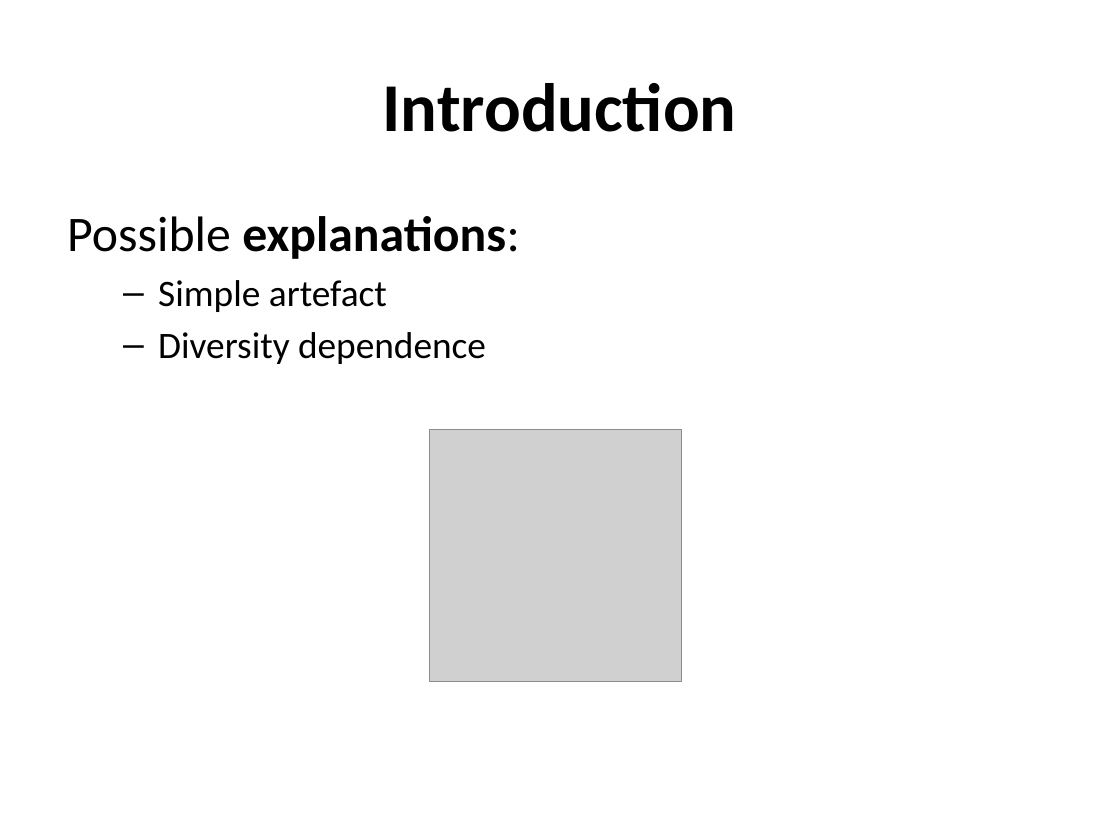
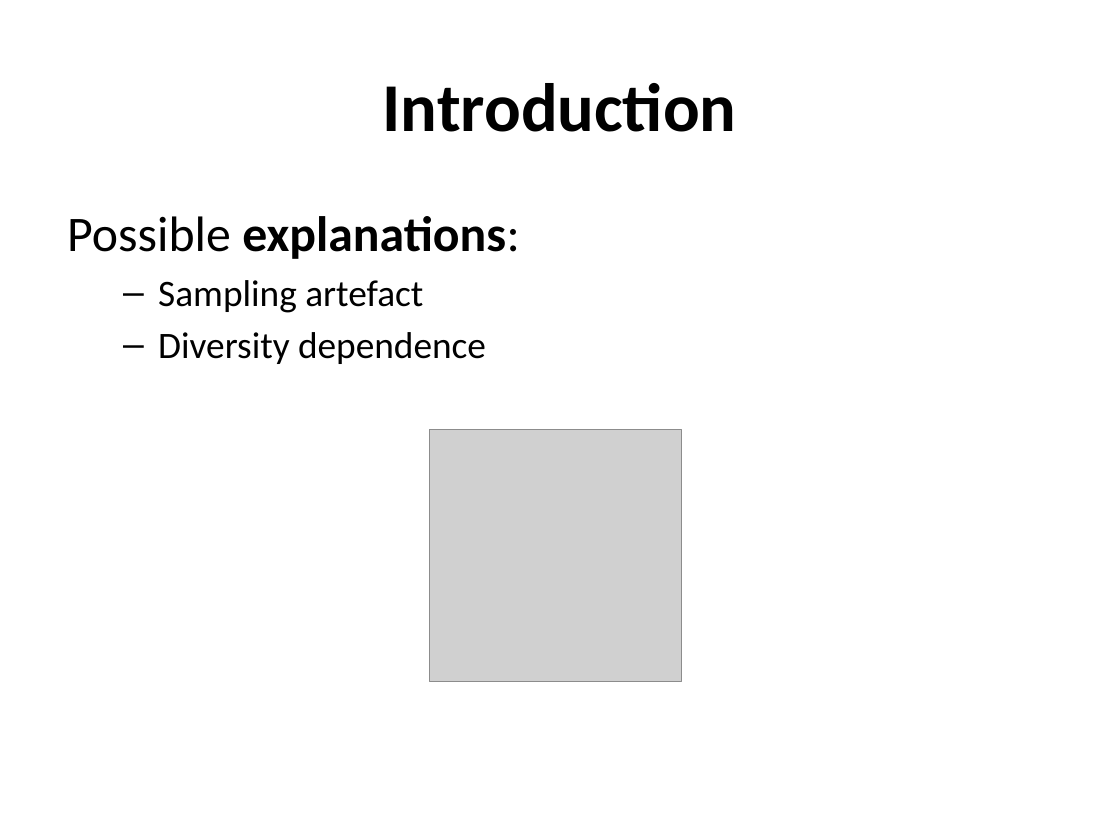
Before and after one commit to richelbilderbeek/Cer2016, a slide deck: slide 5 of doc/Cer2016_Femke Thon & Jolien Gay_V3.0.pptx. Drawn at 1120x840 pixels with LibreOffice and Linux fonts; fonts in the diff are those of the drawing; grey boxes stand for pictures; background and template pictures are left out. Boxes give left, top, right and bottom in pixels: in the first picture for what was removed or moved away, otherwise in the second. Text is boxed around its words. In the diff, an @@ line names an element or a change of style, - is before the commit and + after.

```diff
--- a/doc/Cer2016_Femke Thon & Jolien Gay_V3.0.pptx
+++ b/doc/Cer2016_Femke Thon & Jolien Gay_V3.0.pptx
@@ text at <box>158,280,423,313</box>: text changed @@
-  – Simple artefact
+  – Sampling artefact
```
Also in this commit, not shown: 6 other slides changed, 5 slides added, 1 slide removed, 6 other files.
